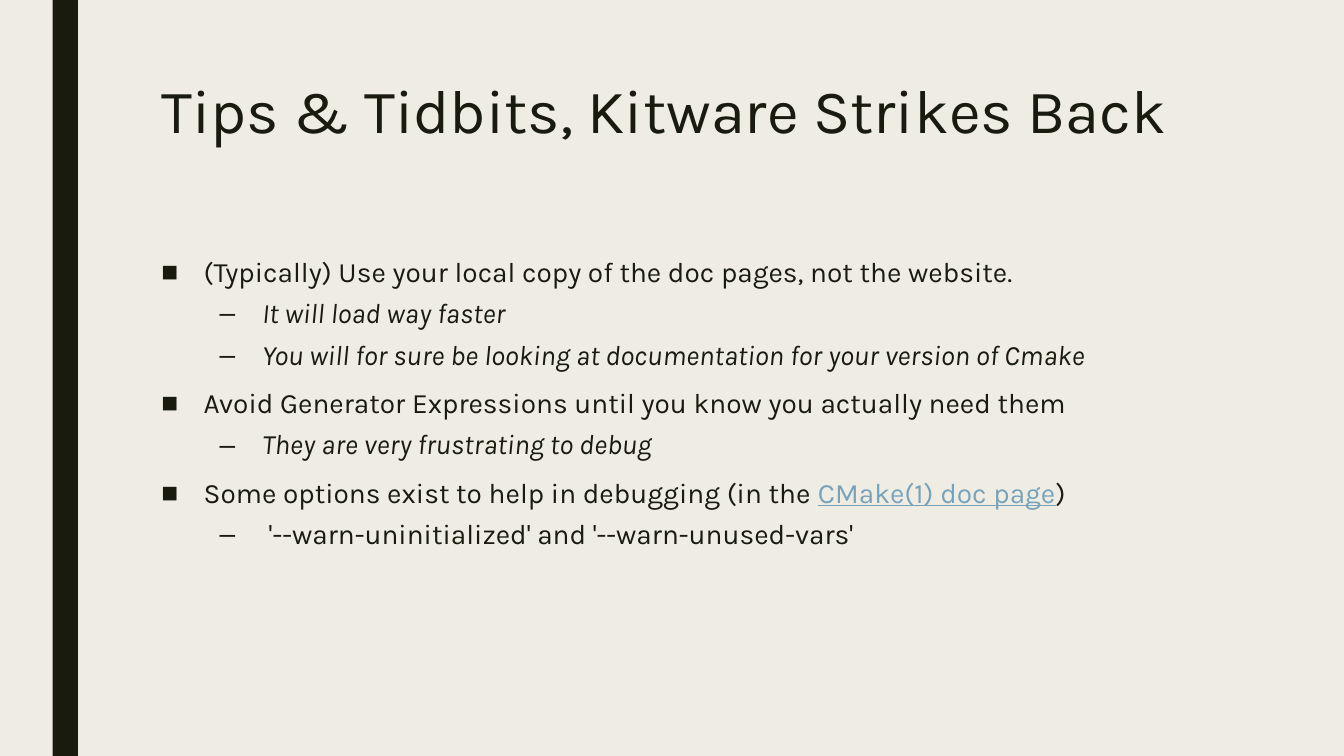
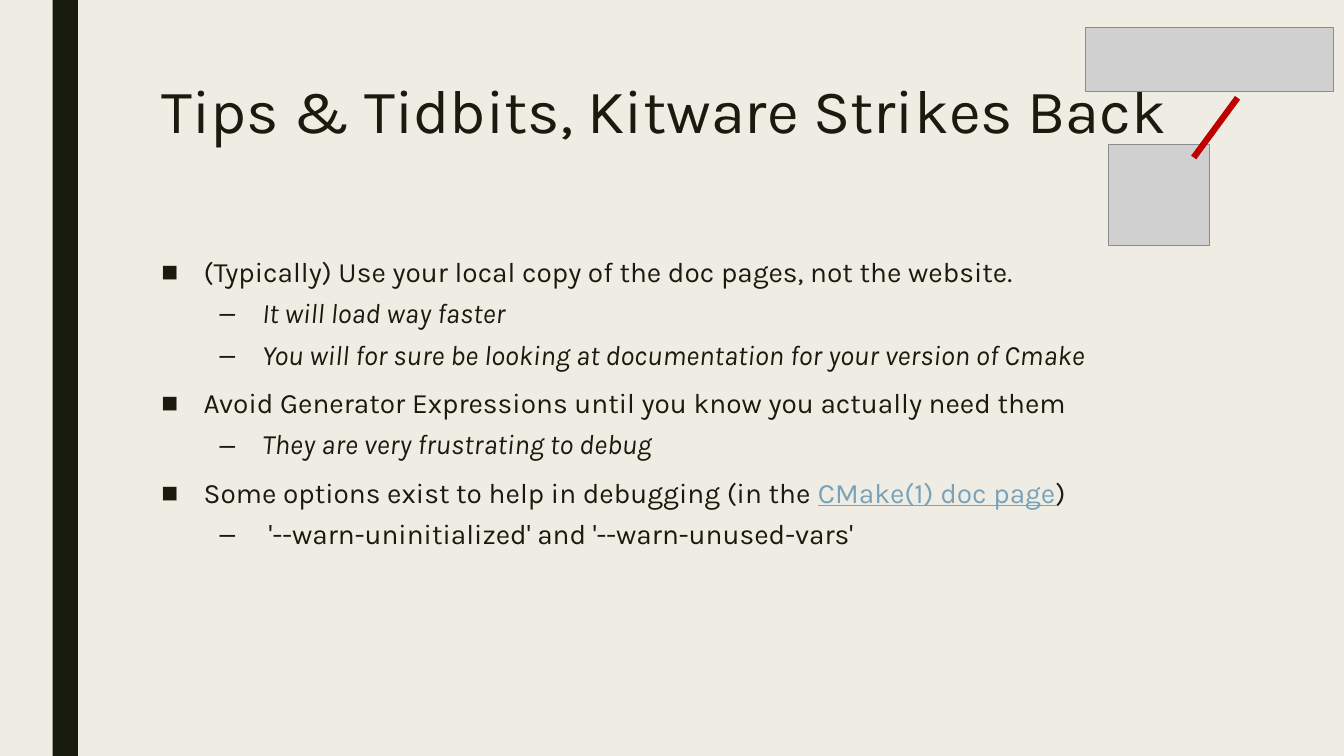
Before and after one commit to playmer/CMakePresentation, a slide deck: slide 26 of PreBuild Systems.pptx (slide 25 before the commit). Drawn at 1344x756 pixels with LibreOffice and Linux fonts; fonts in the diff are those of the drawing; grey boxes stand for pictures. Boxes give left, top, right and bottom in pixels: in the first picture for what was removed or moved away, otherwise in the second. Text is boxed around its words. In the diff, an @@ line names an element or a change of style, - is before the commit and + after.

Commit message:
Added the most important part...pictures.

```diff
--- a/PreBuild Systems.pptx
+++ b/PreBuild Systems.pptx
@@ picture added at box(1086, 27, 1334, 92) @@
@@ line added from (1194, 157) to (1238, 98), #C00000 4.5 pt @@
@@ picture added at box(1109, 145, 1210, 246) @@
```
Also in this commit, not shown: 15 other slides changed, 1 slide added.
